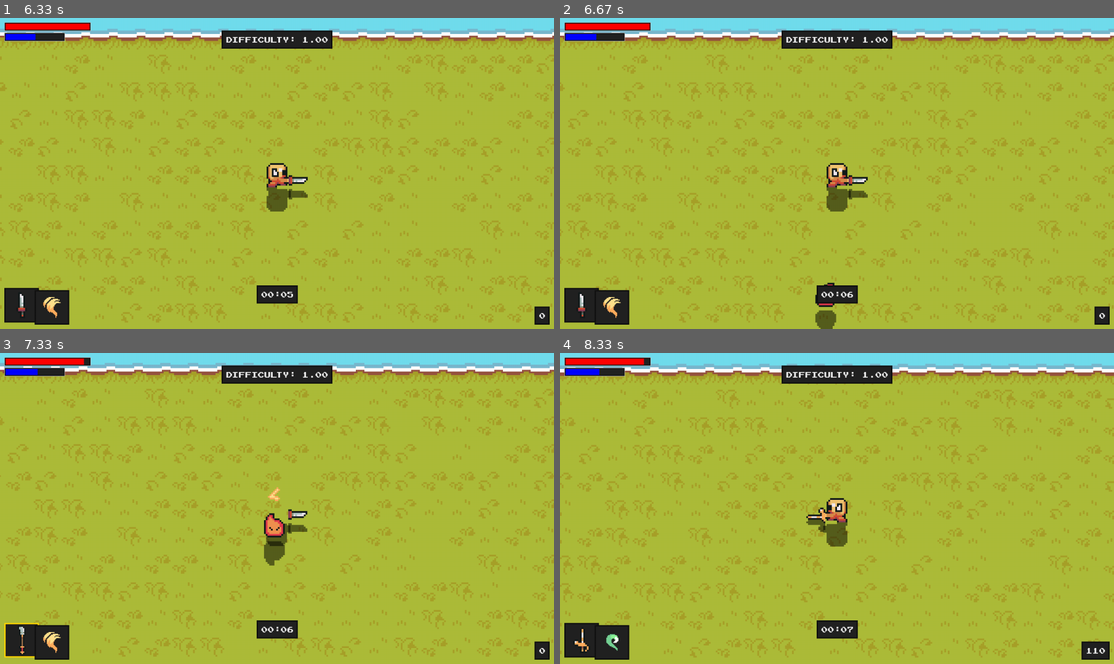
Above: before the commit, frames 1-4 (two rows, left to right).
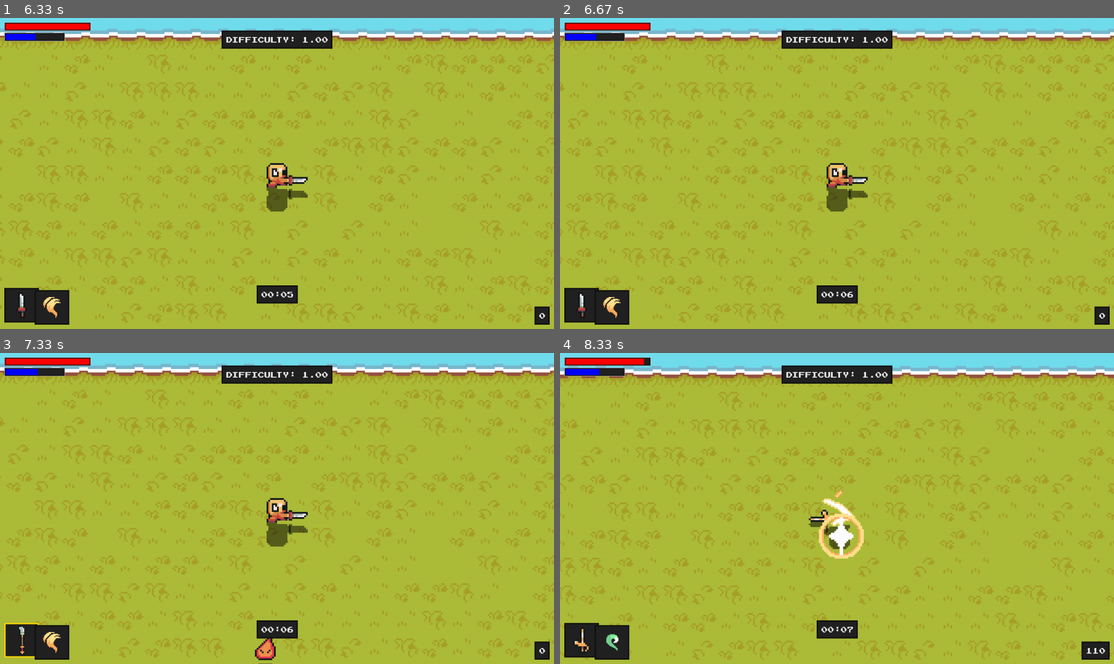
Above: after the commit, the same moments.

Repository: khoa2106vn/PygameProject
Game: pygame game, started from code/main.py
Same seed, same stepped clock (60 frames per second), same inputs: the game is played once before the commit and once after it.
Inputs:
- Up to frame 1 (6.33 s): tap Enter at 0.33 s; tap X at 0.67, 1.98, 3.38, 4.88, 6.28 s; hold Right 1-1.47 s; tap Z at 1.07, 1.37, 1.9, 2.2, 2.4, 2.7, 2.97, 3.3, 3.6, 3.73, 4.13, 4.43, 4.8, 5.2, 5.5, 5.7, 6, 6.2 s; hold Right 1.83-2.3 s; hold Left 2.33-2.87 s; hold A 2.33-2.87 s; hold Down 2.9-3.2 s; hold S 2.9-3.2 s; hold Left 3.23-3.63 s; hold A 3.23-3.63 s; hold Up 3.67-4.03 s; hold Right 4.07-4.7 s; hold Down 4.73-5.1 s; hold S 4.73-5.1 s; hold Left 5.13-5.6 s; hold A 5.13-5.6 s; hold Right 5.63-6.1 s; hold Up from 6.13 s (still down)
- Up to frame 2 (6.67 s): release Up at 6.43 s; hold Right from 6.47 s (still down); tap Z at 6.53 s
- Up to frame 3 (7.33 s): tap Z at 6.83, 7.03 s; release Right at 6.93 s; hold Left from 6.97 s (still down); hold A from 6.97 s (still down)
- Up to frame 4 (8.33 s): tap Z at 7.33, 7.6, 7.93, 8.23 s; release Left at 7.5 s; release A at 7.5 s; hold Down 7.53-7.83 s; hold S 7.53-7.83 s; tap X at 7.68 s; hold Left 7.87-8.27 s; hold A 7.87-8.27 s; hold Up from 8.3 s (still down)

Frame 1 is identical in both runs. In frame 2, 0.3% of the frame differs, in the area x 46-50%, y 84-100%; in frame 3, 3.8%; in frame 4, 10%, in the area x 0-100%, y 3-99%.

Commit message:
improve spawnrate

Diff:
--- a/code/level.py
+++ b/code/level.py
@@ -60,7 +60,7 @@
         #monster spawn
         self.difficulty = 1
         self.monster_spawn_radius = 500
-        self.monster_spawn_cd = 800 / self.difficulty
+        self.monster_spawn_cd = 1600
         self.monster_spawn_time = 0
 
         self.screen_shake = 0
@@ -75,6 +75,7 @@
         self.game_start = False
         self.font = pygame.font.Font(UI_FONT, UI_FONT_SIZE)
         self.highscore = Highscore()
+        self.spawn_timer = 1000
 
     def create_magic(self, style, strength, cost):
         if style == 'heal':
@@ -159,10 +160,16 @@
                     self.visible_sprites
                 )
 
+    def spawnrate(self):
+        self.spawn_timer -= 1
+        if self.spawn_timer < 0:
+            self.monster_spawn_cd = 2600 - (100* self.difficulty)
+            self.spawn_timer = 1000
     def increase_difficulty(self, time):
         self.difficulty = float(time / 60)
         if self.difficulty < 1:
             self.difficulty = 1
+
 
     def create_attack(self):
         self.current_attack = Weapon(self.player, [self.visible_sprites, self.attack_sprites])
@@ -260,6 +267,7 @@
             self.visible_sprites.enemy_update(self.player)
             self.spawn_monster()
             self.increase_difficulty(self.timer.get()/1000)
+            self.spawnrate()
 
 
     def add_exp(self, amount):
@@ -317,16 +325,28 @@
                 mask = [(x, y) for x,y in mask]
                 self.s.fill((0,0,0,0))
                 pygame.draw.polygon(self.s, pygame.Color(0,0,0), mask)
-
-                self.display_surface.blit(pygame.transform.flip(self.s, False, True), (offset_position[0] + render_offset[0], offset_position[1] + 64 + render_offset[0]))
+                if sprite.sprite_type == 'enemy':
+                    enemy_vec = pygame.math.Vector2(sprite.hitbox.x, sprite.hitbox.y)
+                    player_vec = pygame.math.Vector2(player.rect.center)
+                    distance = (player_vec - enemy_vec).magnitude()
+                    if distance <= 800:
+                        self.display_surface.blit(pygame.transform.flip(self.s, False, True), (offset_position[0] + render_offset[0], offset_position[1] + 64 + render_offset[0]))
+                else:
+                    self.display_surface.blit(pygame.transform.flip(self.s, False, True), (offset_position[0] + render_offset[0], offset_position[1] + 64 + render_offset[0]))
 
             if hasattr(sprite, 'weapon_c') and player.status != 'up_attack' and player.status != 'down_attack':
+
                 mask = pygame.mask.from_surface(sprite.image).outline()
                 mask = [(x, y) for x,y in mask]
                 self.s.fill((0,0,0,0))
                 pygame.draw.polygon(self.s, pygame.Color(0,0,0), mask)
                 self.display_surface.blit(pygame.transform.flip(self.s, False, True), (offset_position[0] + render_offset[0] , offset_position[1] - 8 + render_offset[1]))
-            self.display_surface.blit(sprite.image, offset_position + render_offset)
+
+            if sprite.sprite_type == 'enemy':
+                if distance <= 800:
+                    self.display_surface.blit(sprite.image, offset_position + render_offset)
+            else:
+                self.display_surface.blit(sprite.image, offset_position + render_offset)
 
 
 
--- a/save/save.txt
+++ b/save/save.txt
@@ -11,3 +11,8 @@
 167
 44
 14
+84
+58
+31
+166
+142
